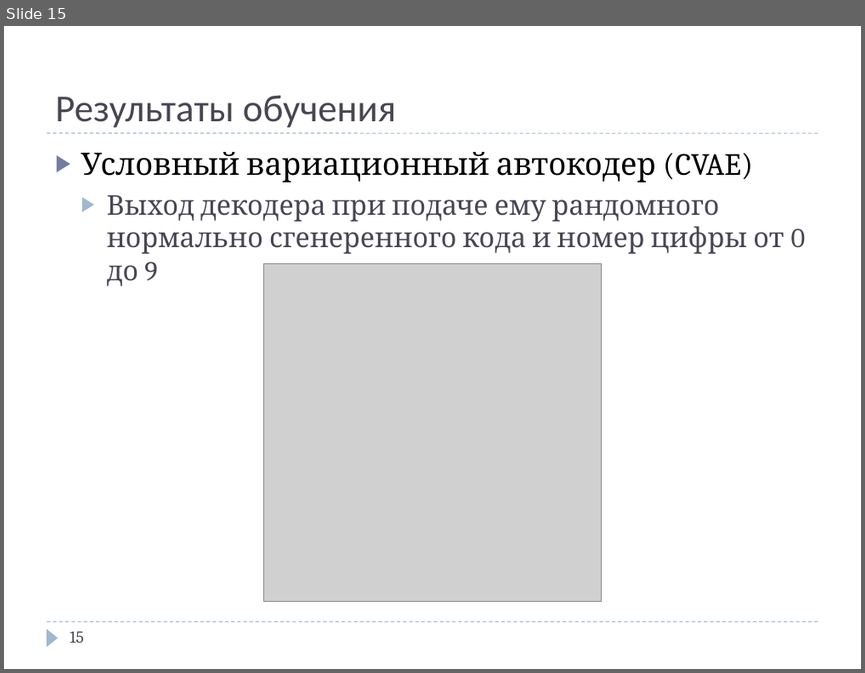
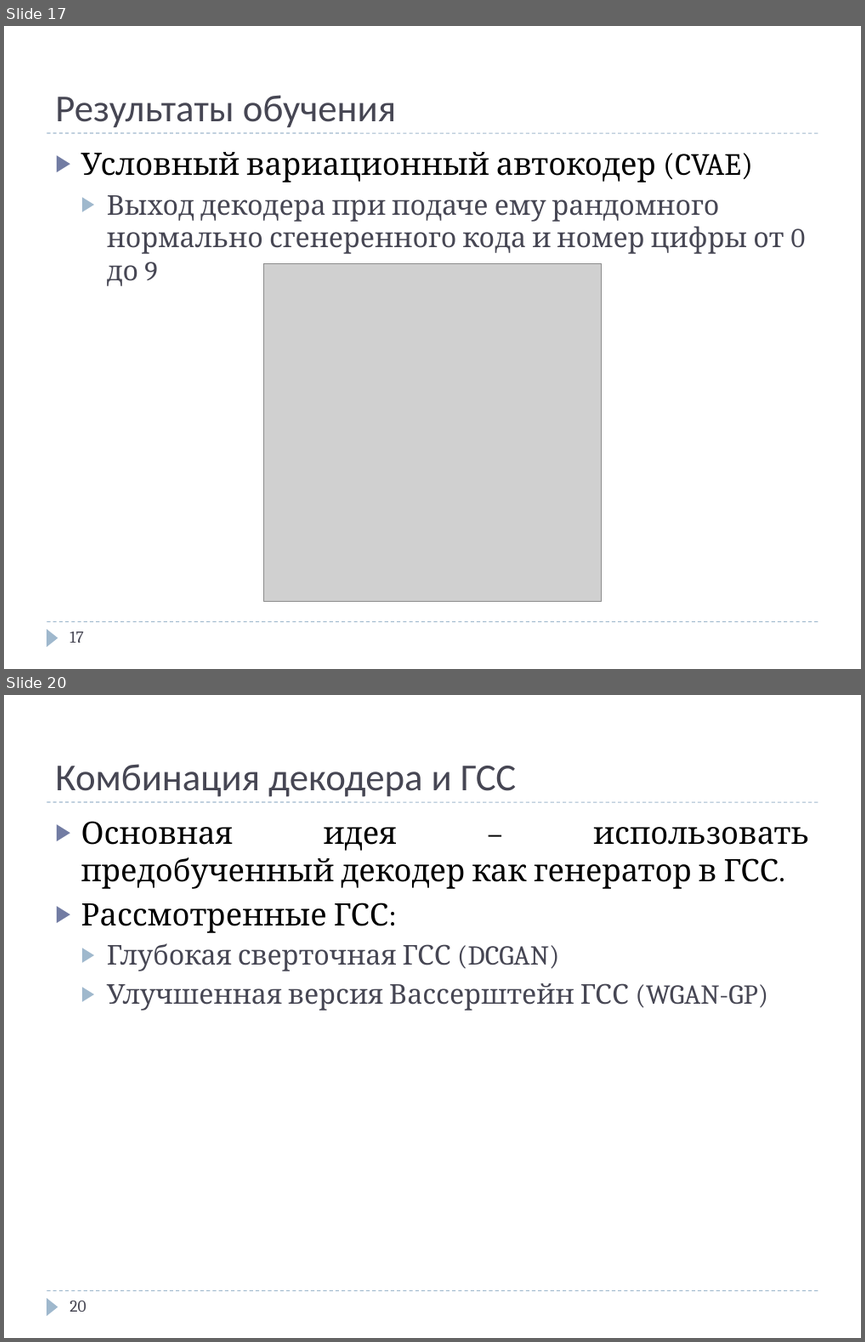
Before and after one commit to Ppasha9/ganfasttraining, a slide deck: presentations/FastGanTraining_Denisov_Pavel.pptx. Shown one above the other, each under a label of ours: slide 15 before the commit, slides 17 and 20 after it; the slides between them are not shown. The pictures are 865x673 and 865x1342 pixels, drawn with LibreOffice and Linux fonts; fonts in the diff are those of the drawing; grey boxes stand for pictures. Boxes give left, top, right and bottom in pixels: in the first picture for what was removed or moved away, otherwise in the second. Text is boxed around its words. In the diff, an @@ line names an element or a change of style, - is before the commit and + after.

```diff
--- a/presentations/FastGanTraining_Denisov_Pavel.pptx
+++ b/presentations/FastGanTraining_Denisov_Pavel.pptx
@@ slide 20 added at [4,695,861,1338], background #FFFFFF; not listed: 3 template elements that a slide beside it also shows @@
@@ title added at [55,764,516,797], 32 pt, text #464653 @@
+Комбинация декодера и ГСС
@@ text added at [81,821,809,1010], 26 pt, text #000000 @@
+▶ Основная идея – использовать предобученный декодер как генератор в ГСС.
+▶ Рассмотренные ГСС:
+  ▶ Глубокая сверточная ГСС (DCGAN)
+  ▶ Улучшенная версия Вассерштейн ГСС (WGAN-GP)
@@ page number added at [69,1300,86,1311], 14 pt, text #464653 @@
+20
@@ what was slide 15 is now slide 17 @@
@@ page number at [69,631,83,642]: text changed @@
-15
+17
```
Also in this commit, not shown: 4 slides changed, 7 other slides added, 1 other file.
